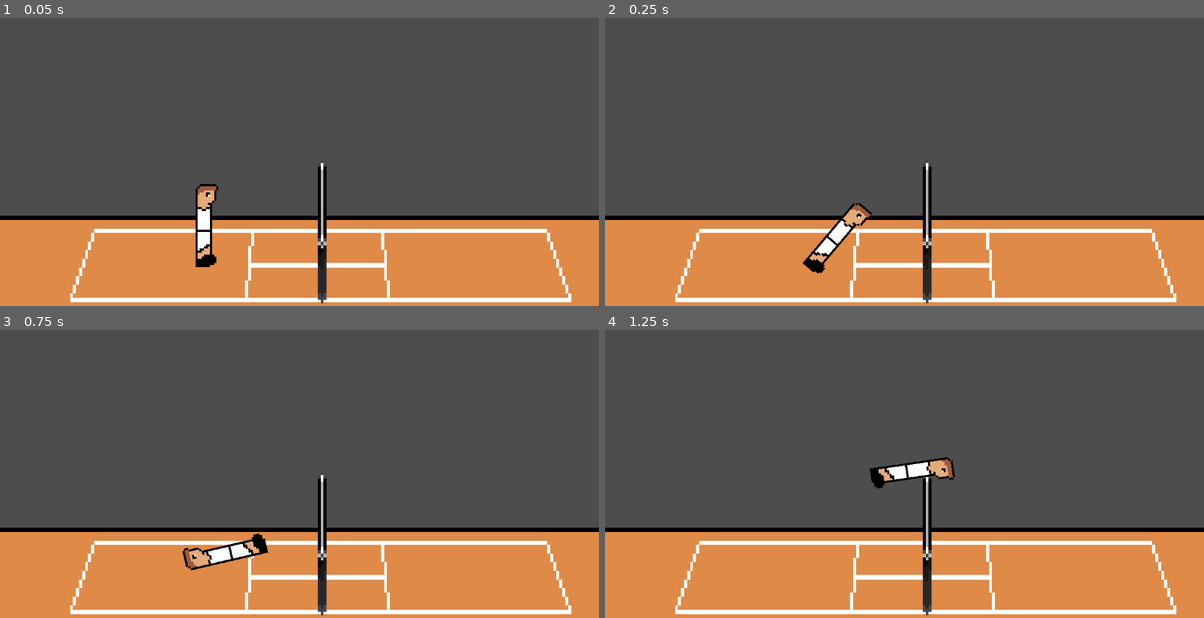
Above: before the commit, frames 1-4 (two rows, left to right).
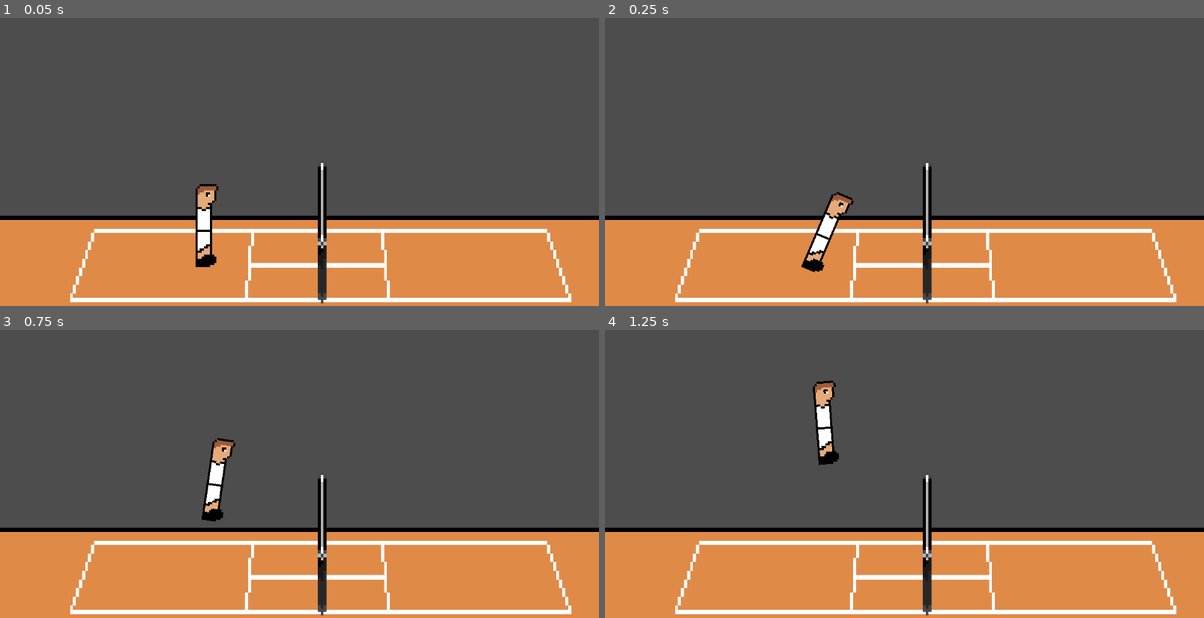
Above: after the commit, the same moments.

Repository: sirseelan/badminton-random2
Game: Godot game, scene res://Scenes/game.tscn
Two runs of this game, one before a commit and one after it. Both use one fixed random seed, a clock stepped at 60 frames per second and the inputs below.
Inputs:
- Up to frame 1 (0.05 s): no input
- Up to frame 2 (0.25 s): no input
- Up to frame 3 (0.75 s): tap Enter (ui_accept) at 0.5, 0.6 s; hold Right (ui_right) from 0.53 s (still down)
- Up to frame 4 (1.25 s): keep holding Right (ui_right); tap Enter (ui_accept) at 0.77, 1.07 s

Frame 1 is identical in both runs. In frame 2, 1.2% of the frame differs, in the area x 32-45%, y 60-89%; in frame 3, 1.7%, in the area x 30-45%, y 37-84%; in frame 4, 1.7%.

Commit message:
movement done

Diff:
--- a/Scripts/player.gd
+++ b/Scripts/player.gd
@@ -1,20 +1,20 @@
 extends CharacterBody2D
 
 const SPEED = 300.0
-const JUMP_VELOCITY = -200.0
+const JUMP_VELOCITY = 300.0
 const CUSTOM_GRAVITY = 400.0   # lower gravity for floatier jumps
 
 # --- Tilt Settings ---
 const MAX_TILT_GROUND = 0.3    # ~17° lean on ground
-const MAX_TILT_AIR    = 0.25   # ~8° lean in air
+const MAX_TILT_AIR    = 0.05   # ~8° lean in air
 
-const TILT_SPEED_GROUND = 1.5  # slower centering on ground
+const TILT_SPEED_GROUND = 1  # slower centering on ground
 const TILT_SPEED_AIR    = 0.5  # softer following in air
 
-const RETURN_DAMPING_GROUND = 3.0  # less damping = longer wobble
+const RETURN_DAMPING_GROUND = 1  # less damping = longer wobble
 const RETURN_DAMPING_AIR    = 2.0  # no damping in air
 
-const JUMP_WOBBLE = 0.15          # wobble impulse when jumping/landing
+const JUMP_WOBBLE = 0.07          # wobble impulse when jumping/landing
 
 # --- State ---
 var tilt_velocity: float = 0.0
@@ -34,20 +34,25 @@
 		if dir == 0: dir = 1
 		tilt_velocity += dir * JUMP_WOBBLE
 
-		var x_component = cos(rotation)
-		var y_component = sin(rotation)
-		velocity.y = JUMP_VELOCITY
+		var direction = Vector2.UP.rotated(rotation)
+		velocity.y = direction.y * JUMP_VELOCITY
+		velocity.x += direction.x * JUMP_VELOCITY
+
 
 
 
 	# Horizontal movement
-	var direction: float = Input.get_axis("ui_left", "ui_right")
-	if direction != 0.0:
-		velocity.x = direction * SPEED
-	else:
-		velocity.x = move_toward(velocity.x, 0.0, SPEED)
+	#var direction: float = Input.get_axis("ui_left", "ui_right")
+	#if direction != 0.0:
+		#velocity.x = direction * SPEED
+	#else:
+		#velocity.x = move_toward(velocity.x, 0.0, SPEED)
 
 	# Apply movement
+	if is_on_floor():
+		var damping = 0.05  # 0 < damping < 1
+		velocity.x = lerp(velocity.x, 0.0, damping)
+
 	move_and_slide()
 
 	# Landing wobble
